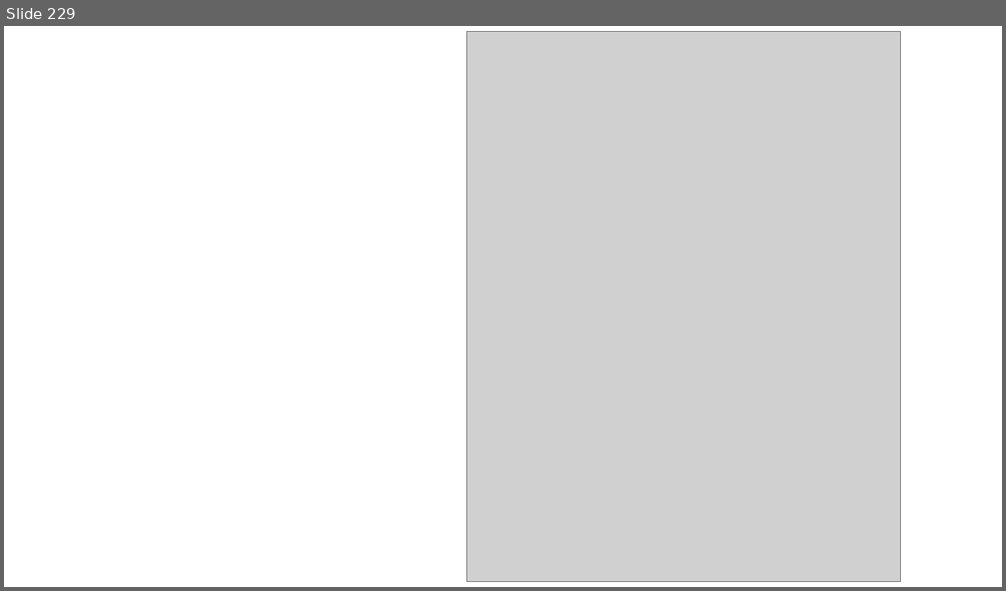
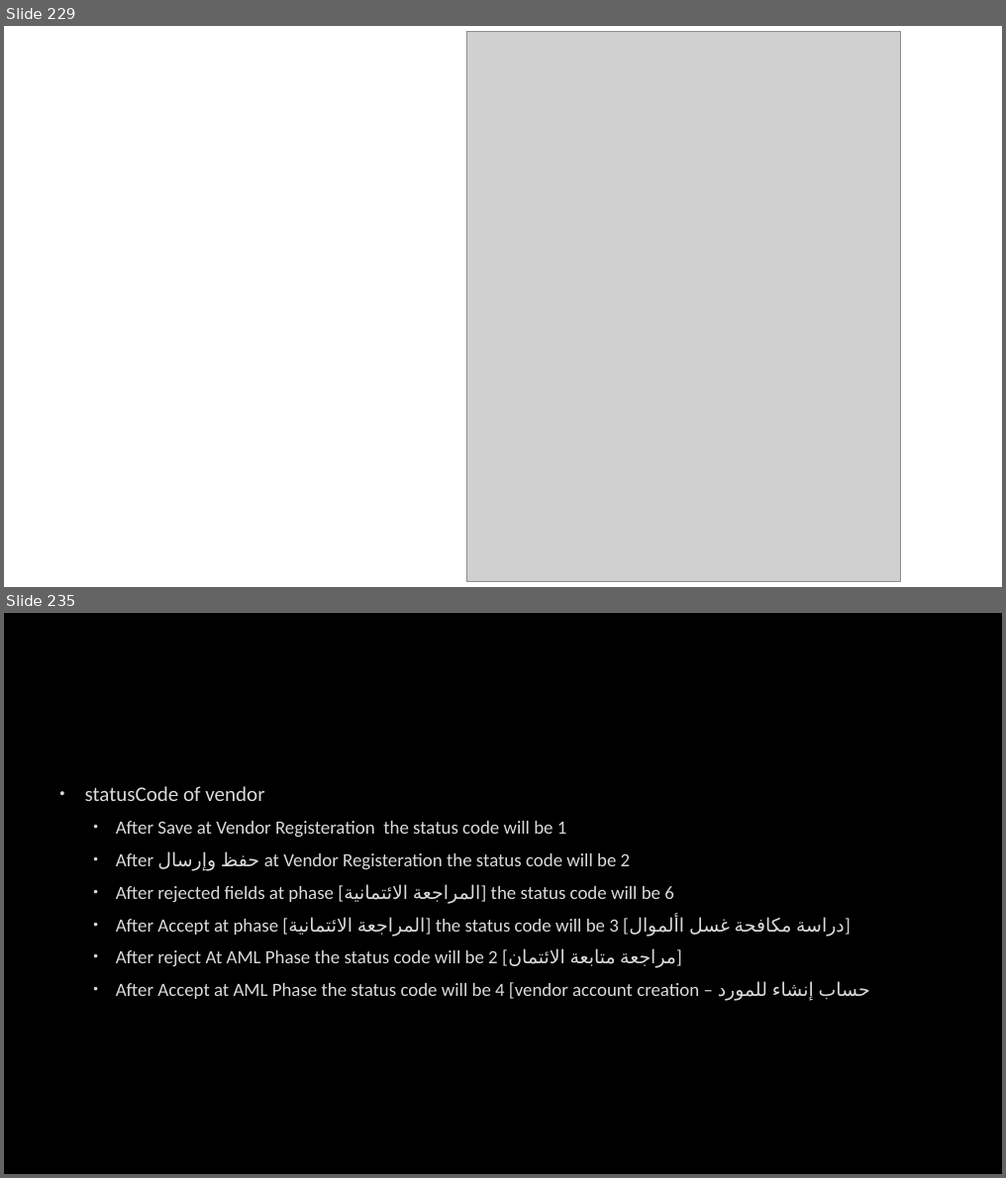
Before and after one commit to AhmedMohamedSamir1/Summary, a slide deck: Dot Net/Business.pptx. Shown one above the other, each under a label of ours: slide 229 before the commit, slides 229 and 235 after it; the slides between them are not shown. The pictures are 1006x591 and 1006x1178 pixels, drawn with LibreOffice and Linux fonts; fonts in the diff are those of the drawing; grey boxes stand for pictures; background and template pictures are left out. Boxes give left, top, right and bottom in pixels: in the first picture for what was removed or moved away, otherwise in the second. Text is boxed around its words. In the diff, an @@ line names an element or a change of style, - is before the commit and + after.

```diff
--- a/Dot Net/Business.pptx
+++ b/Dot Net/Business.pptx
@@ slide 235 added at box(4, 613, 1002, 1174), background picture (left out) @@
@@ text added at box(85, 786, 870, 1000), 18 pt, text #DADADA @@
+• statusCode of vendor
+  • After Save at Vendor Registeration the status code will be 1
+  • After حفظ وإرسال at Vendor Registeration the status code will be 2
+  • After rejected fields at phase [المراجعة الائتمانية] the status code will be 6
+  • After Accept at phase [المراجعة الائتمانية] the status code will be 3 [دراسة مكافحة غسل األموال]
+  • After reject At AML Phase the status code will be 2 [مراجعة متابعة الائتمان]
+  • After Accept at AML Phase the status code will be 4 [vendor account creation – حساب إنشاء للمورد
```
Also in this commit, not shown: 1 slide changed, 7 other slides added, 3 other files.
